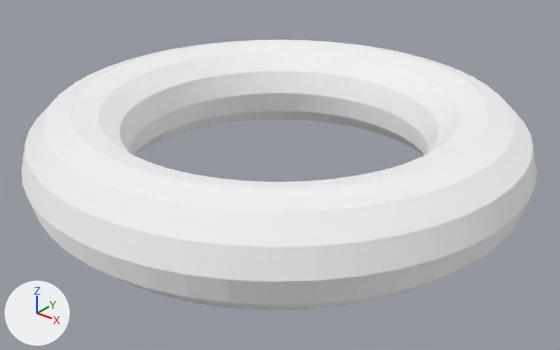
The glTF model 3D/models/Badring.glb: old version first, new version second.
Camera for both pictures: a 50 mm camera at (1.801, -2.245, 1.252) aimed at (0.037, -0.041, -0.114). Arrows for +X, +Y and +Z are at lower left; the lights stay in place. Where no turn or scale is listed for an object, it has been applied to the vertices.
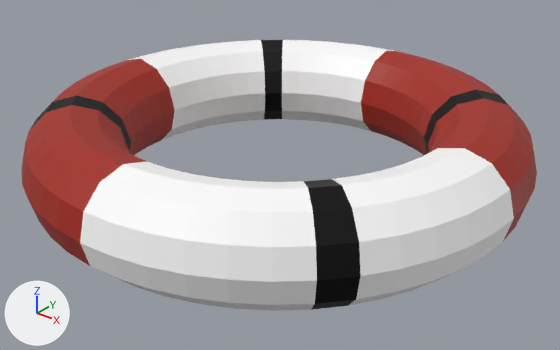
Pixel boxes (x1, y1, x2, y2) of what changed, in the pictures (560 x 350 px):
'Torus', surface changed, recoloured: (21, 40, 537, 311) in both

Diff of the bpy script that builds the scene:
```diff
--- a/3D/models/Badring.glb.py
+++ b/3D/models/Badring.glb.py
@@ mat_material_001 @@
 mat_material_001.base_color = (1.0, 1.0, 1.0)  # white #ffffff
-mat_material_001.metallic = 1.0
-mat_material_001.roughness = 1.0
@@ mat_material_002 @@
 mat_material_002 = principled_material('Material.002')
-mat_material_002.base_color = (1.0, 1.0, 1.0)  # white #ffffff
-mat_material_002.metallic = 1.0
-mat_material_002.roughness = 1.0
+mat_material_002.base_color = (0.369, 0.0181, 0.00741)  # red #a42515
@@ mat_material_003 @@
 mat_material_003 = principled_material('Material.003')
-mat_material_003.base_color = (1.0, 1.0, 1.0)  # white #ffffff
-mat_material_003.metallic = 1.0
-mat_material_003.roughness = 1.0
+mat_material_003.base_color = (0.0, 0.0, 0.0)  # black #000000
+mat_material_003.metallic = 0.479
```
